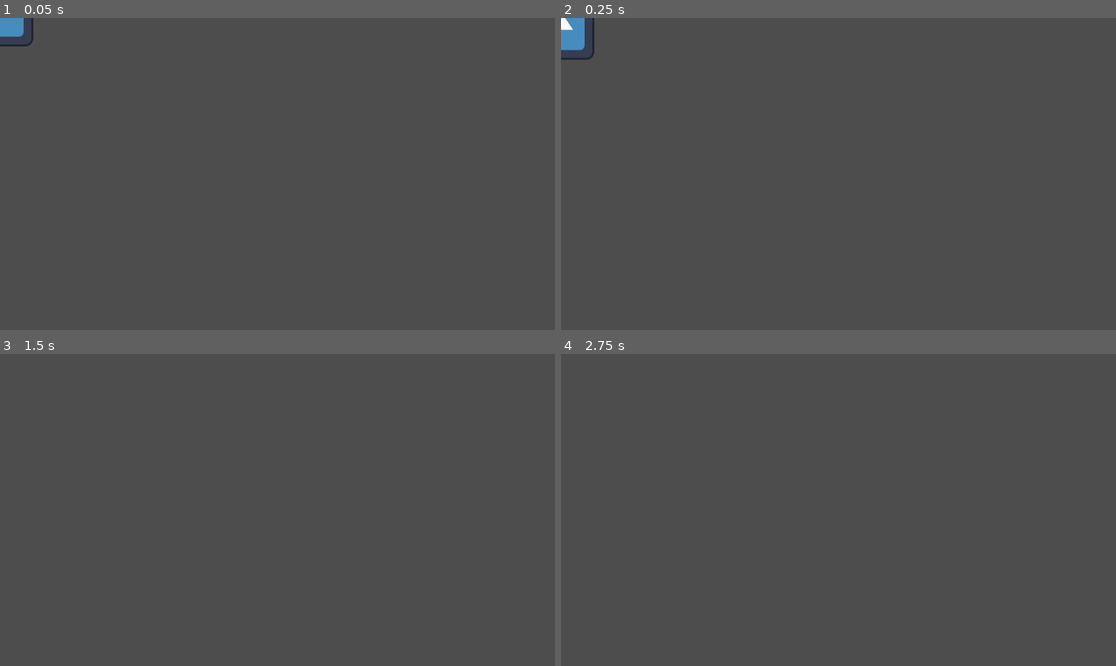
Above: before the commit, frames 1-4 (two rows, left to right).
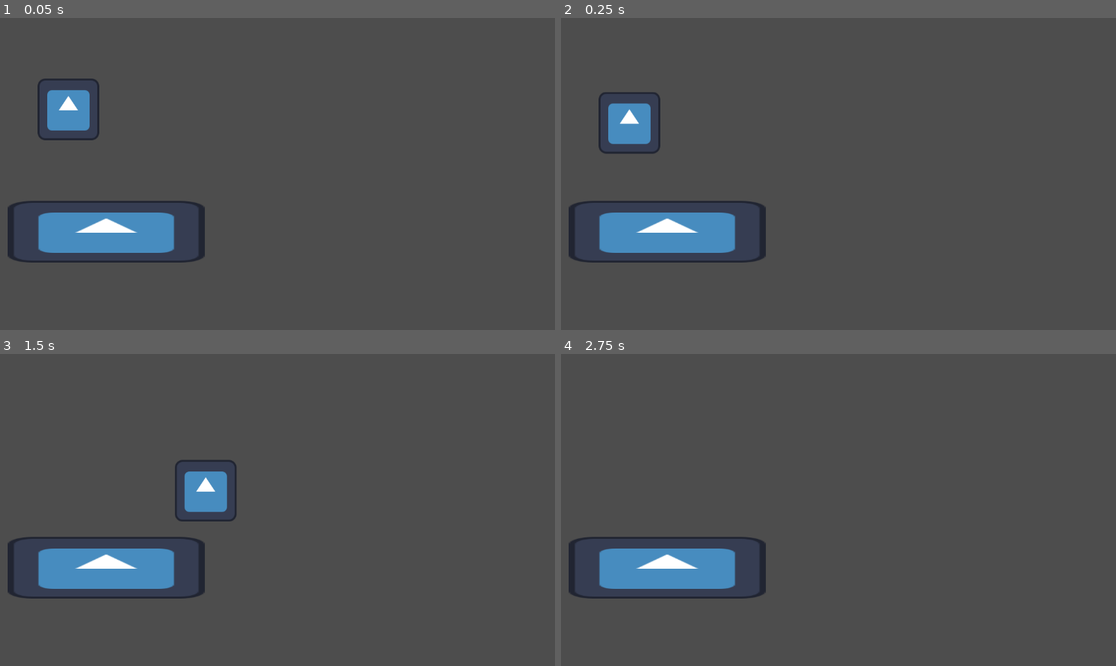
Above: after the commit, the same moments.

Repository: Shpilibo/Godot-greie
Game: Godot game, scene res://node_2d.tscn
Two runs of this game, one before a commit and one after it. Both use one fixed random seed, a clock stepped at 60 frames per second and the inputs below. The engine's default icon, where the game draws it, is replaced by a stand-in: a white triangle on a blue panel in a dark square.
Inputs:
- Up to frame 1 (0.05 s): no input
- Up to frame 2 (0.25 s): no input
- Up to frame 3 (1.5 s): tap Enter (ui_accept) at 0.5, 0.77 s; hold Right (ui_right) from 0.53 s (still down)
- Up to frame 4 (2.75 s): tap Enter (ui_accept) at 1.52 s; release Right (ui_right) at 2.03 s; hold Left (ui_left) from 2.03 s (still down)

The runs differ from the first frame. In frame 1, 5.7% of the frame differs, in the area x 0-37%, y 0-79%; in frame 2, 5.8%; in frame 3, 5.4%; in frame 4, 4.0%.

Commit message:
Platform og kar
en platform og en kar som kolliderer med hverandre

Diff:
--- a/node_2d.tscn
+++ b/node_2d.tscn
@@ -1,6 +1,9 @@
-[gd_scene load_steps=4 format=3 uid="uid://cohp6byvpuq6j"]
+[gd_scene load_steps=5 format=3 uid="uid://cohp6byvpuq6j"]
 
 [ext_resource type="Texture2D" uid="uid://brnmxlapfheip" path="res://icon.svg" id="2_epypp"]
+
+[sub_resource type="RectangleShape2D" id="RectangleShape2D_wtcfe"]
+size = Vector2(395, 115)
 
 [sub_resource type="GDScript" id="GDScript_wtcfe"]
 script/source = "extends CharacterBody2D
@@ -30,16 +33,29 @@
 	move_and_slide()
 "
 
-[sub_resource type="CircleShape2D" id="CircleShape2D_wtcfe"]
+[sub_resource type="RectangleShape2D" id="RectangleShape2D_0e48y"]
+size = Vector2(123, 121)
 
 [node name="Node2D" type="Node2D"]
+
+[node name="StaticBody2D" type="StaticBody2D" parent="."]
+
+[node name="Sprite2D" type="Sprite2D" parent="StaticBody2D"]
+position = Vector2(220.5, 444)
+scale = Vector2(3.1953125, 1)
+texture = ExtResource("2_epypp")
+
+[node name="CollisionShape2D" type="CollisionShape2D" parent="StaticBody2D"]
+position = Vector2(217.5, 443.5)
+shape = SubResource("RectangleShape2D_wtcfe")
 
 [node name="CharacterBody2D" type="CharacterBody2D" parent="."]
 script = SubResource("GDScript_wtcfe")
 
+[node name="Sprite2D" type="Sprite2D" parent="CharacterBody2D"]
+position = Vector2(142, 189)
+texture = ExtResource("2_epypp")
+
 [node name="CollisionShape2D" type="CollisionShape2D" parent="CharacterBody2D"]
-shape = SubResource("CircleShape2D_wtcfe")
-
-[node name="Icon" type="Sprite2D" parent="CharacterBody2D"]
-position = Vector2(5, -6)
-texture = ExtResource("2_epypp")
+position = Vector2(139.5, 189.5)
+shape = SubResource("RectangleShape2D_0e48y")
